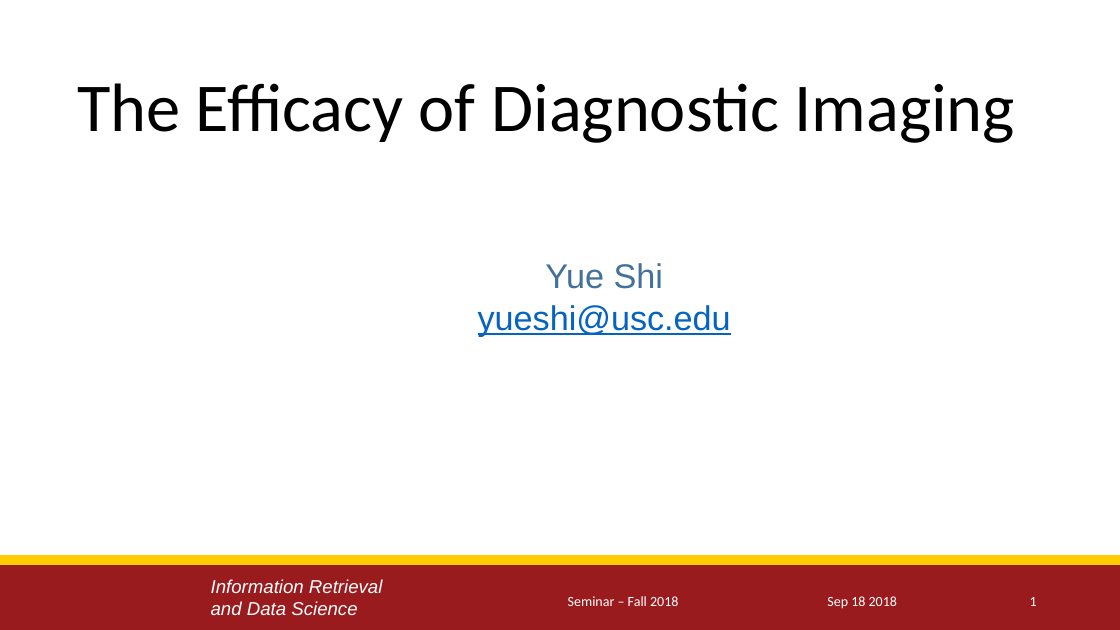
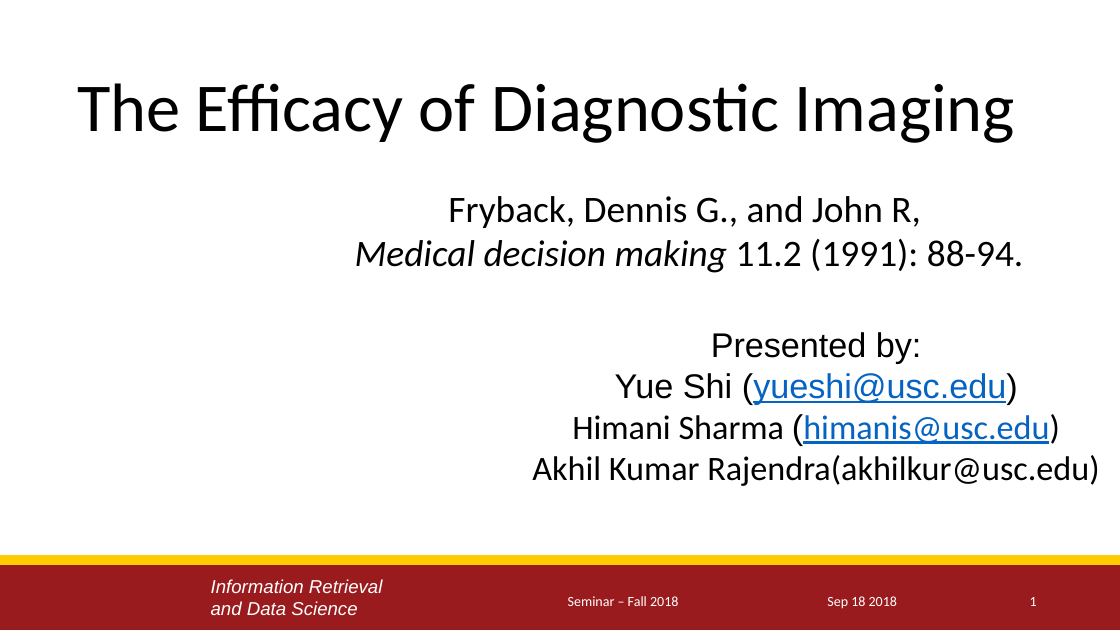
Before and after one commit to yuesOctober/survey, a slide deck: slide 1 of Presentation_1.pptx. Drawn at 1120x630 pixels with LibreOffice and Linux fonts; fonts in the diff are those of the drawing; background and template pictures are left out. Boxes give left, top, right and bottom in pixels: in the first picture for what was removed or moved away, otherwise in the second. Text is boxed around its words. In the diff, an @@ line names an element or a change of style, - is before the commit and + after.

Commit message:
modified version

```diff
--- a/Presentation_1.pptx
+++ b/Presentation_1.pptx
@@ text added at [355, 196, 1023, 273], 24 pt, text #000000 @@
+Fryback, Dennis G., and John R,
+Medical decision making 11.2 (1991): 88-94.
@@ text at [532, 332, 1099, 486]: text changed; font Arial to Calibri; text colour #0563C1 to #000000 @@
-Yue Shi
-yueshi@usc.edu
+Presented by:
+Yue Shi (yueshi@usc.edu)
+Himani Sharma (himanis@usc.edu)
+Akhil Kumar Rajendra(akhilkur@usc.edu)
```
Also in this commit, not shown: 8 other slides changed, 2 slides added.
